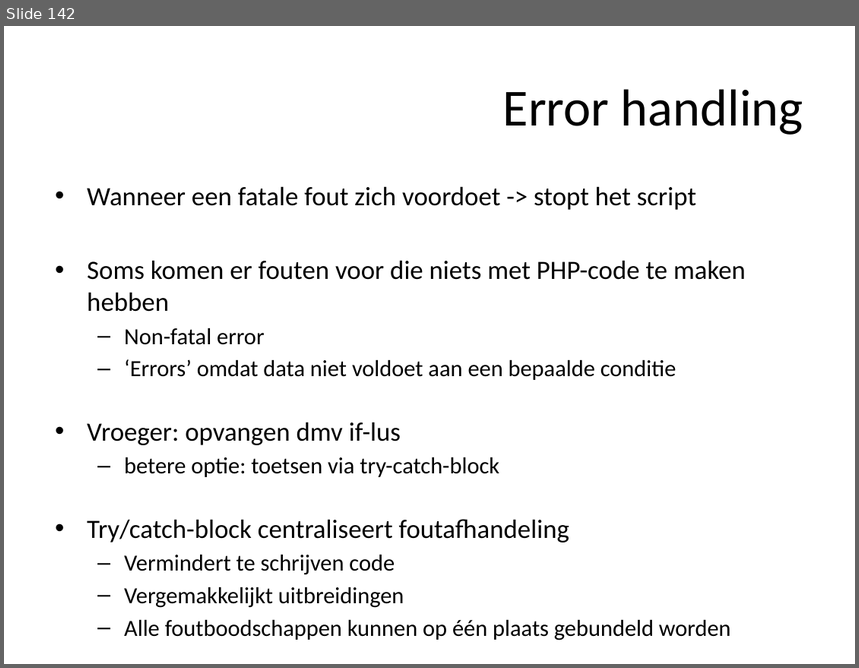
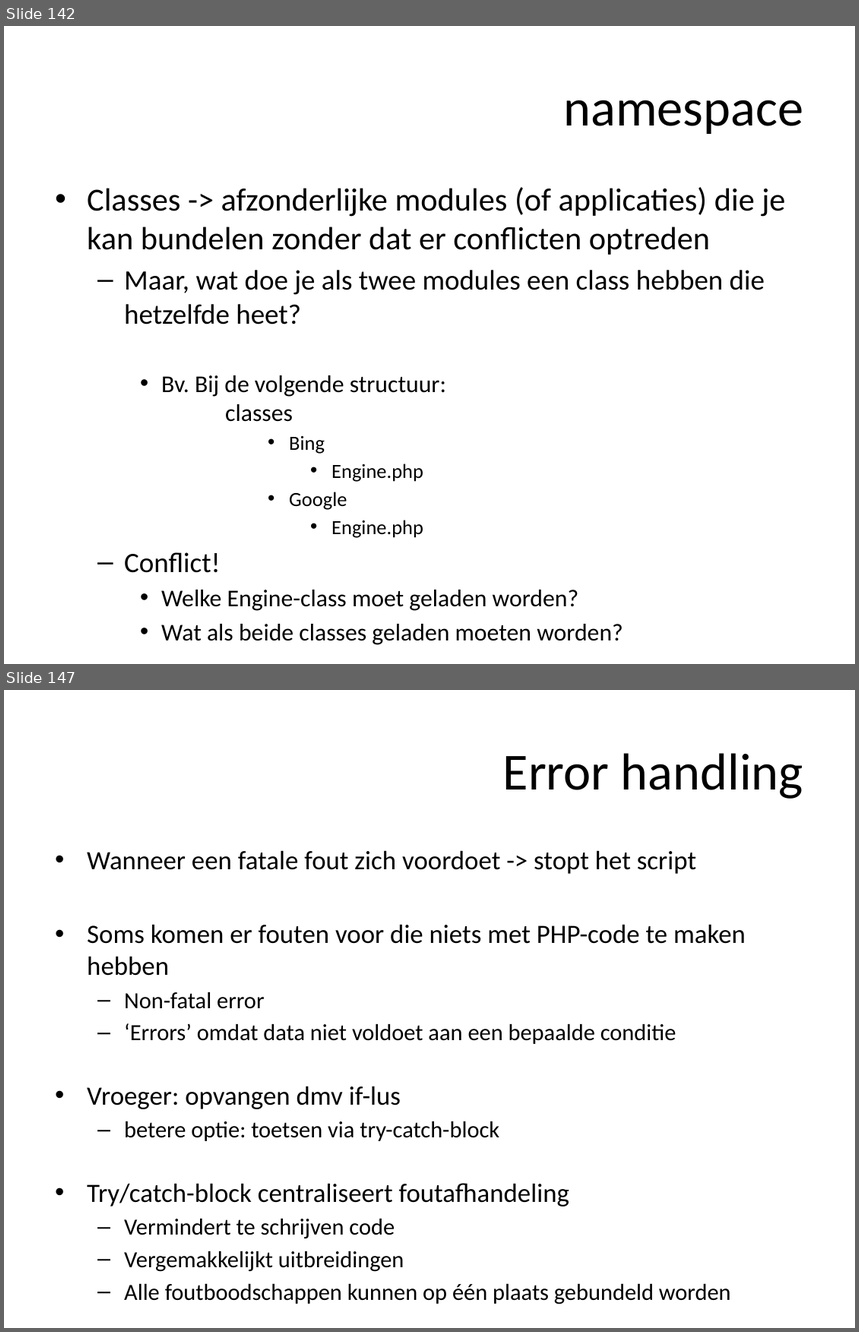
Before and after one commit to ajkea/web-backend-1, a slide deck: public/cursus/web-backend-cursus.pptx. Shown one above the other, each under a label of ours: slide 142 before the commit, slides 142 and 147 after it; the slides between them are not shown. The pictures are 859x668 and 859x1332 pixels, drawn with LibreOffice and Linux fonts; fonts in the diff are those of the drawing. Boxes give left, top, right and bottom in pixels: in the first picture for what was removed or moved away, otherwise in the second. Text is boxed around its words. In the diff, an @@ line names an element or a change of style, - is before the commit and + after.

Commit message:
add namespace theorie en voorbeelden

```diff
--- a/public/cursus/web-backend-cursus.pptx
+++ b/public/cursus/web-backend-cursus.pptx
@@ slide 142 added at box(4, 26, 855, 664), background #FFFFFF @@
@@ title added at box(564, 100, 804, 134), 44 pt, text #000000 @@
+namespace
@@ text added at box(87, 187, 785, 645), 20.4 pt, text #000000 @@
+• Classes -> afzonderlijke modules (of applicaties) die je kan bundelen zonder dat er conflicten optreden
+  – Maar, wat doe je als twee modules een class hebben die hetzelfde heet?
+    • Bv. Bij de volgende structuur:
+      classes
+          • Bing
+            • Engine.php
+          • Google
+            • Engine.php
+  – Conflict!
+    • Welke Engine-class moet geladen worden?
+    • Wat als beide classes geladen moeten worden?
@@ what was slide 142 is now slide 147 @@
```
Also in this commit, not shown: 4 other slides added, 13 other files.
